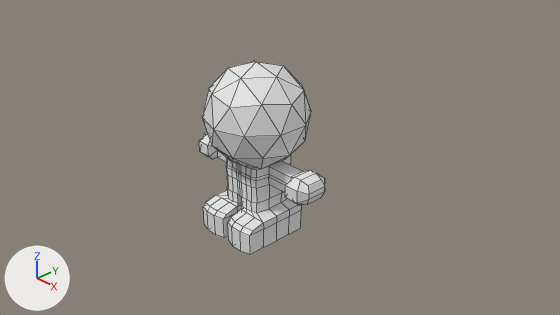
Renders of the Blender file models/blender/character/character.blend from each side of a commit.
Both versions are drawn from the file's camera 'Camera'. The axes (+X, +Y, +Z) are drawn at lower left. The lights are the same throughout. Mesh edges are drawn as thin lines.

Objects in the first picture: 'Body', 'Head'.
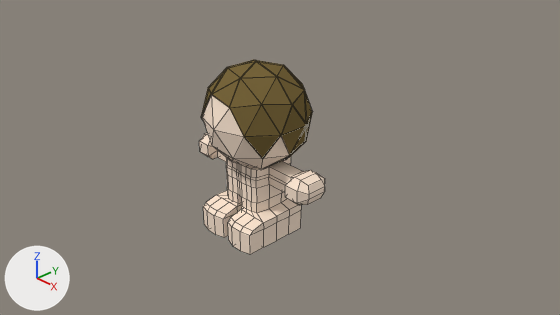
Commit message: Create first model hair and coloring materials.

What differs and where, as boxes [x1, y1, x2, y2] in the pictures (560 x 315 px):
'Head', recoloured (white to beige)
    both: [202, 61, 311, 169]
'Body', recoloured (white to beige)
    both: [199, 133, 325, 254]
'Hair1', added (brown)
    after: [201, 60, 312, 166]

The change, as a list of edits to the scene's bpy script:
```text
Change mat_bodymaterial:
    mat_bodymaterial.base_color: (0.8, 0.8, 0.8) -> (1.0, 0.813, 0.661)  # white #e7e7e7 -> beige #ffe9d4
Add mat_headmaterial:
    mat_headmaterial = diffuse_material('HeadMaterial')
    mat_headmaterial.base_color = (1.0, 0.813, 0.661)  # beige #ffe9d4
Add mat_hair1material:
    mat_hair1material = diffuse_material('Hair1Material')
    mat_hair1material.base_color = (0.184, 0.13, 0.0443)  # brown #77653b
Change me_icosphere:
    where me_icosphere.from_pydata(...)  # 42 vertices, 80 faces; spans x -0.95..0.95, y -1.0..1.0, z -1.0..1.0
    add me_icosphere.materials.append(mat_headmaterial)  # beige #ffe9d4
Add me_hair1:
    me_hair1.from_pydata(...)  # 38 vertices, 63 faces; spans x -0.97..0.97, y -0.87..1.03, z -1.03..1.03
    me_hair1.materials.append(mat_hair1material)  # brown #77653b
Add ob_hair1:
    ob_hair1 = bpy.data.objects.new('Hair1', me_hair1)
    ob_hair1.parent = ob_head
    ob_hair1.matrix_parent_inverse = Matrix(((1.043, 0.0, 0.0, 0.0), (0.0, 1.043, 0.0, 0.0), (0.0, 0.0, 1.043, -1.308), (0.0, 0.0, 0.0, 1.0)))
    ob_hair1.location = (0.0, 0.0, 1.254)
    ob_hair1.scale = (0.953, 0.953, 0.953)
```
